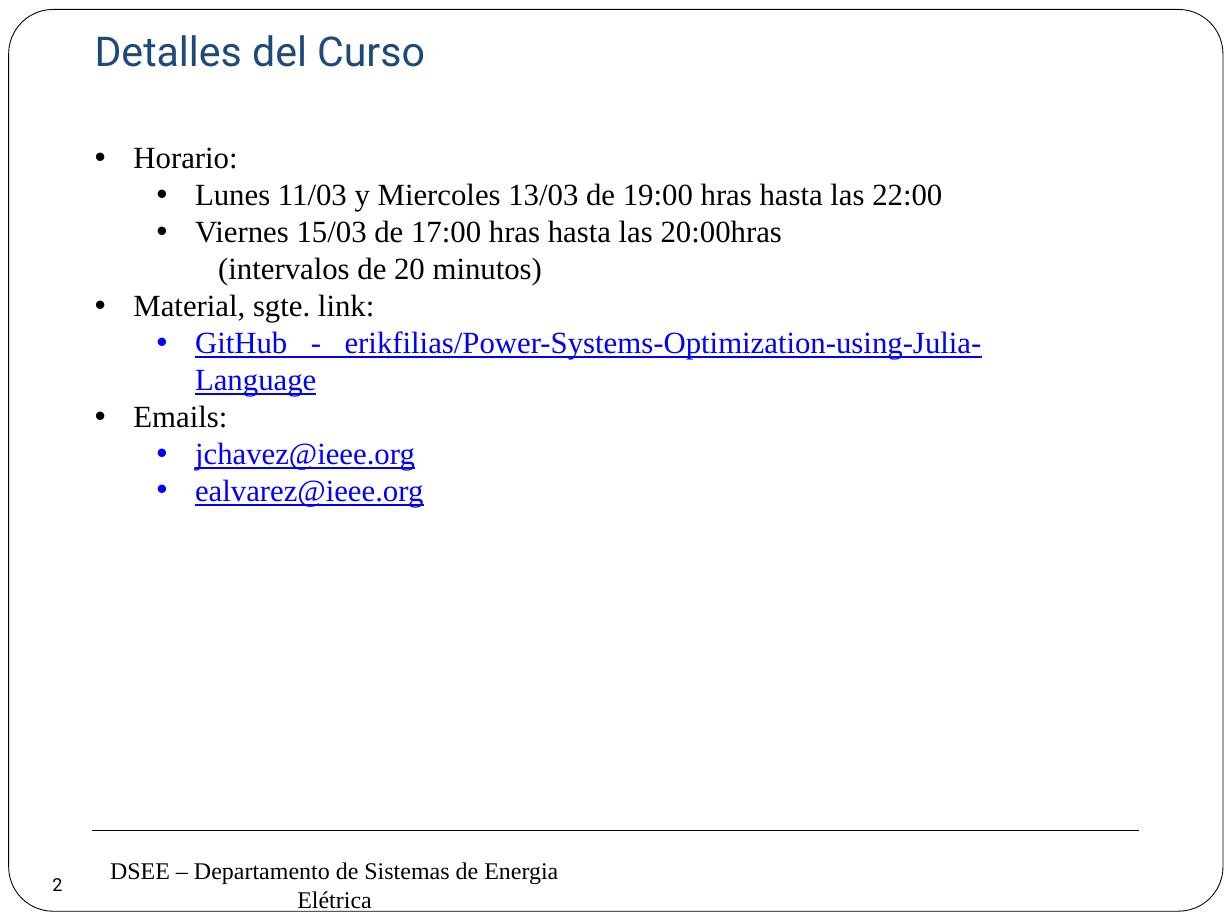
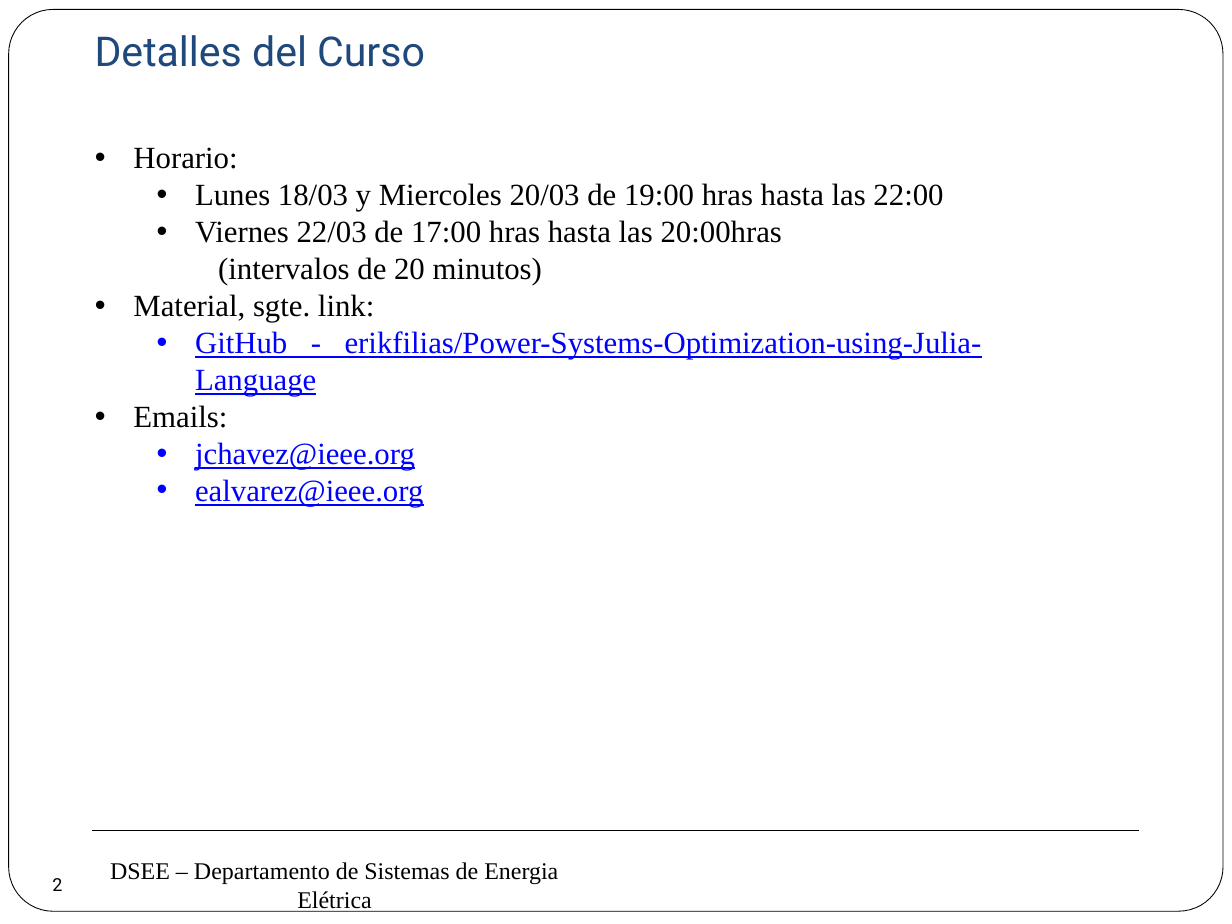
Before and after one commit to erikfilias/Power-Systems-Optimization-using-Julia-Language, a slide deck: slide 2 of 1. Lectures/Introducción a la Optimización aplicada a Sistemas de Energía Eléctrica/Dia 1/1. Presentación.pptx. Drawn at 1232x924 pixels with LibreOffice and Linux fonts; fonts in the diff are those of the drawing; background and template pictures are left out. Boxes give left, top, right and bottom in pixels: in the first picture for what was removed or moved away, otherwise in the second. Text is boxed around its words. In the diff, an @@ line names an element or a change of style, - is before the commit and + after.

```diff
--- a/1. Lectures/Introducción a la Optimización aplicada a Sistemas de Energía Eléctrica/Dia 1/1. Presentación.pptx
+++ b/1. Lectures/Introducción a la Optimización aplicada a Sistemas de Energía Eléctrica/Dia 1/1. Presentación.pptx
@@ text at [195,183,943,243]: text changed @@
-  • Lunes 11/03 y Miercoles 13/03 de 19:00 hras hasta las 22:00
-  • Viernes 15/03 de 17:00 hras hasta las 20:00hras
+  • Lunes 18/03 y Miercoles 20/03 de 19:00 hras hasta las 22:00
+  • Viernes 22/03 de 17:00 hras hasta las 20:00hras
```
Also in this commit, not shown: 3 other files.
